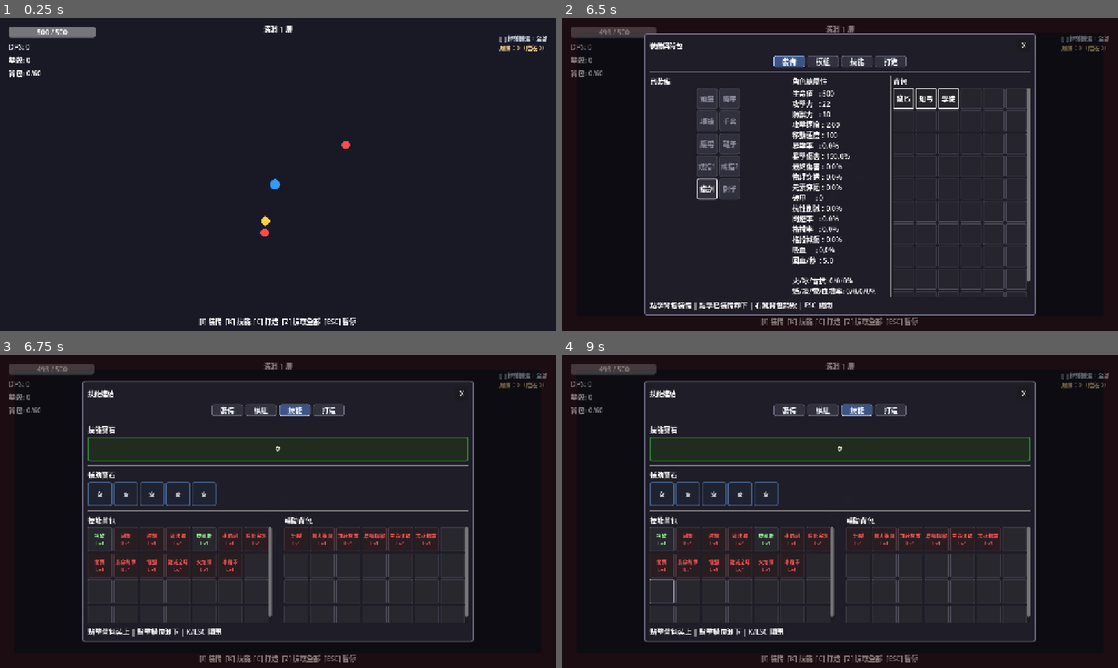
Above: before the commit, frames 1-4 (two rows, left to right).
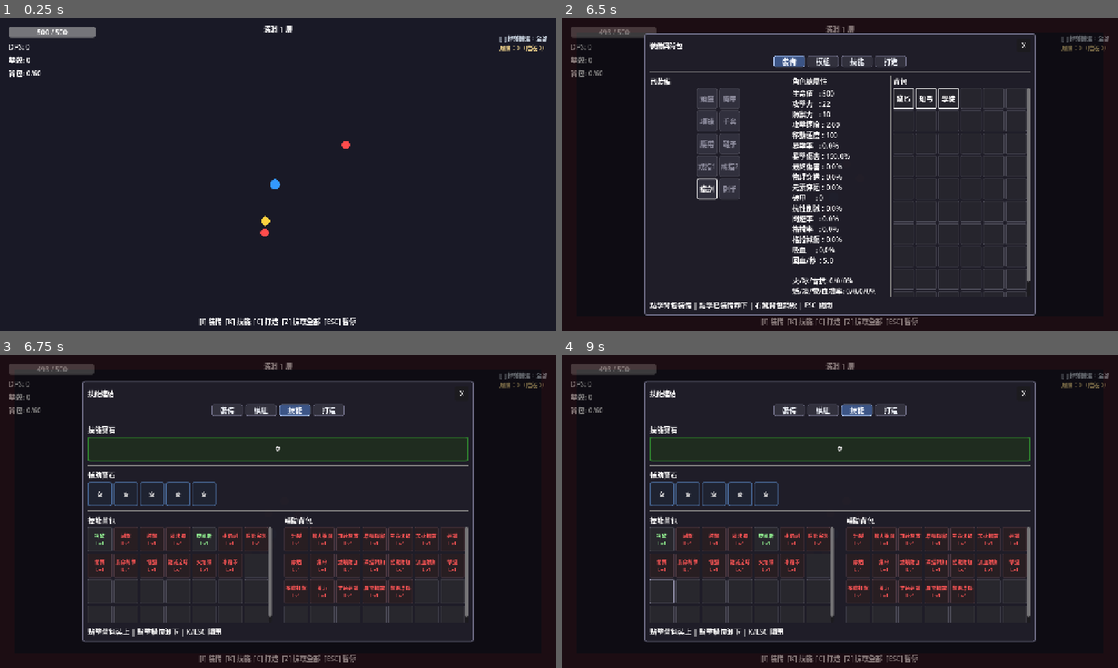
Above: after the commit, the same moments.

Repository: EeroLai/abyssal-walker
Game: Godot game, scene res://scenes/main/game.tscn
Same seed, same stepped clock (60 frames per second), same inputs: the game is played once before the commit and once after it.
Inputs (mouse positions are in pixels of both pictures, inside the frame that each line leads up to):
- Up to frame 1 (0.25 s): no input
- Up to frame 2 (6.5 s): tap Enter at 0.5 s; move the mouse to (962, 158) at 0.52 s; hold Alt 0.53-1.25 s; click (962, 158) at 0.67 s; drag from (728, 190) to (812, 237) at 1.27 s; move the mouse to (895, 105) at 2.02 s; tap F at 2.1 s; click (895, 105) at 2.17 s; tap Space at 2.75 s; drag from (812, 237) to (673, 127) at 2.77 s; move the mouse to (1006, 221) at 3.52 s; tap I at 3.6 s; click (1006, 221) at 3.67 s; click "裝備" at 4.25 s; click "模組" at 5 s; click "裝備" at 5.75 s
- Up to frame 3 (6.75 s): click "技能" at 6.5 s
- Up to frame 4 (9 s): click (817, 564) at 7.27 s; click (817, 564) at 8.02 s; click (662, 592) at 8.77 s

Frames 1-2 are identical in both runs. In frame 3, 0.6% of the frame differs, in the area x 51-83%, y 56-78%; in frame 4, 0.6%.

Commit message:
feat: disable run summary popups and grant all support gems for testing

Diff:
--- a/scripts/main/game.gd
+++ b/scripts/main/game.gd
@@ -9,6 +9,7 @@
 @export var crafting_panel_scene: PackedScene
 @export var module_panel_scene: PackedScene
 @export var debug_grant_all_skill_gems: bool = true
+@export var debug_grant_all_support_gems: bool = true
 
 const HIT_EFFECT_SCENE := preload("res://scenes/effects/hit_effect.tscn")
 
@@ -200,6 +201,8 @@
 		var support := DataManager.create_support_gem(id)
 		if support:
 			player.add_support_gem_to_inventory(support)
+	if debug_grant_all_support_gems:
+		_grant_all_support_gems_for_testing()
 
 	# Starter modules
 	for id in DataManager.get_starter_module_ids():
@@ -230,6 +233,16 @@
 			player.add_skill_gem_to_inventory(gem)
 
 
+func _grant_all_support_gems_for_testing() -> void:
+	var all_ids := DataManager.get_all_support_gem_ids()
+	for id in all_ids:
+		if _player_has_support_gem_id(id):
+			continue
+		var gem := DataManager.create_support_gem(id)
+		if gem != null:
+			player.add_support_gem_to_inventory(gem)
+
+
 func _player_has_skill_gem_id(id: String) -> bool:
 	if player == null:
 		return false
@@ -238,6 +251,16 @@
 			return true
 	for i in range(Constants.MAX_SKILL_GEM_INVENTORY):
 		var gem := player.get_skill_gem_in_inventory(i)
+		if gem != null and gem.id == id:
+			return true
+	return false
+
+
+func _player_has_support_gem_id(id: String) -> bool:
+	if player == null:
+		return false
+	for i in range(Constants.MAX_SUPPORT_GEM_INVENTORY):
+		var gem := player.get_support_gem_in_inventory(i)
 		if gem != null and gem.id == id:
 			return true
 	return false
--- a/scripts/ui/hud.gd
+++ b/scripts/ui/hud.gd
@@ -516,6 +516,8 @@
 func _on_run_extracted(summary: Dictionary) -> void:
 	var floor: int = int(summary.get("floor", 0))
 	var risk: int = int(summary.get("risk", 0))
+	_add_feed_entry("run_extracted", "已撤離：樓層 %d（風險 %d）" % [floor, risk], 1, Color(0.7, 1.0, 0.72))
+	return
 	var tier: int = int(summary.get("tier", 0))
 	var carried: int = int(summary.get("materials_carried", 0))
 	_show_run_summary(
@@ -528,6 +530,9 @@
 func _on_run_failed(summary: Dictionary) -> void:
 	var lost: int = int(summary.get("lost", 0))
 	var kept: int = int(summary.get("kept", 0))
+	if lost > 0:
+		_add_feed_entry("run_failed", "挑戰失敗：損失 %d 材料，保留 %d" % [lost, kept], 1, Color(1.0, 0.56, 0.56))
+	return
 	var ratio: float = float(summary.get("keep_ratio", 0.0))
 	var tier: int = int(summary.get("tier", 0))
 	var risk: int = int(summary.get("risk", 0))
